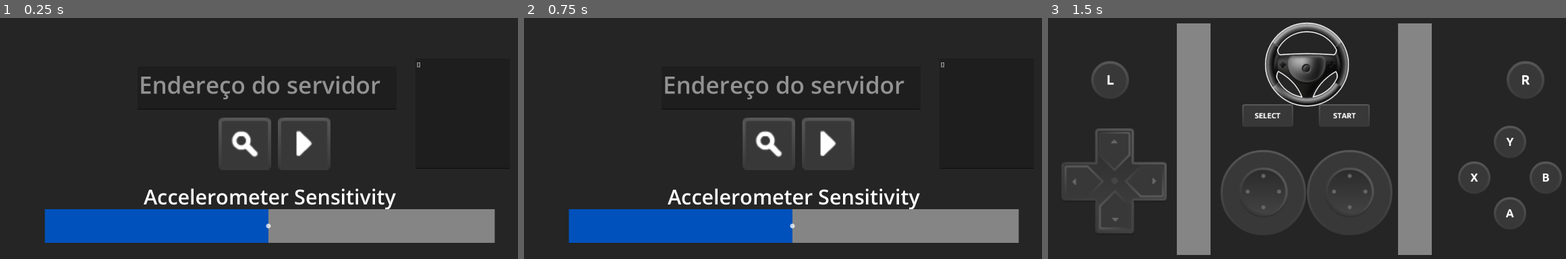
Above: before the commit, frames 1-3 (left to right).
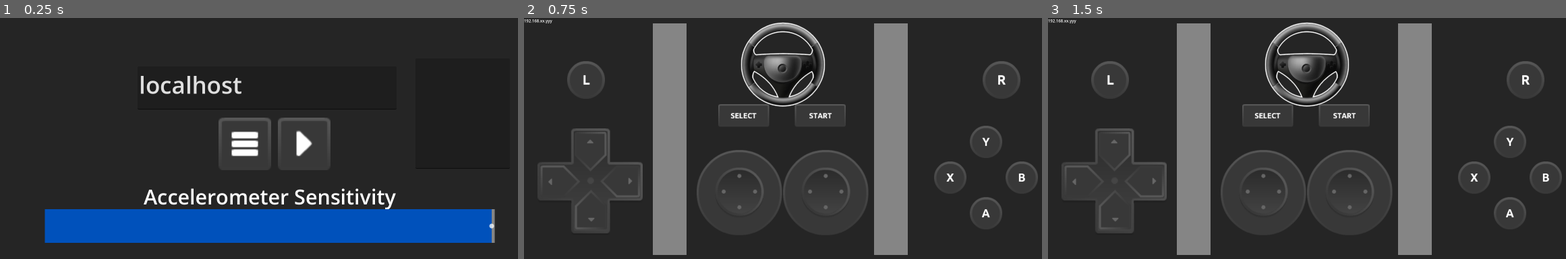
Above: after the commit, the same moments.

Repository: adventurer-aldo/wheelinus-controller-client
Game: Godot game, scene res://start.tscn
Two runs of this game, one before a commit and one after it. Both use one fixed random seed, a clock stepped at 60 frames per second and the inputs below.
Inputs (mouse positions are in pixels of both pictures, inside the frame that each line leads up to):
- Up to frame 1 (0.25 s): no input
- Up to frame 2 (0.75 s): click (767, 148) at 0.52 s
- Up to frame 3 (1.5 s): click (1353, 148) at 1.27 s

The runs differ from the first frame. In frame 1, 8.0% of the frame differs, in the area x 27-96%, y 18-94%; in frame 2, 32%, in the area x 0-100%, y 0-99%; in frame 3, less than 0.1%.

Commit message:
multiphone barebones

Diff:
--- a/Controller.gd
+++ b/Controller.gd
@@ -1,4 +1,5 @@
 extends ColorRect
+var p
 
 # Button 1 = Dpad Up
 # Button 2 = Dpad Left
@@ -14,6 +15,17 @@
 # Button 12 = RBumber
 # Button 13 = LStick Press
 # Button 14 = RStick Press
+
+func _ready():
+	var peer = ENetMultiplayerPeer.new()
+	if Global.mode == 'direct':
+		$IP.text = str(IP.get_local_addresses()[-1])
+		p = UDPServer.new()
+		p.listen(12345)
+	else:
+		peer.create_client(Global.server, 12345)
+		p = PacketPeerUDP.new()
+		p.bind(12345, Global.server)
 
 func _process(_delta):
 	var accel = Input.get_accelerometer()
@@ -115,3 +127,7 @@
 
 func _on_brake_value_changed(value):
 	$VJoy.axis_y = value * -1
+
+
+func _on_v_joy_coord(coords):
+	p.put_var(coords)
--- a/Node.gd
+++ b/Node.gd
@@ -1,8 +1,9 @@
-extends Node
+extends Node2D
 
 var fir = UDPServer.new()
 var sec = PacketPeerUDP.new()
 var debody = PackedByteArray([89, 111])
+var stick_pressed = false
 
 func _ready():
 	print(IP.get_local_interfaces())
@@ -10,6 +11,13 @@
 	sec.bind(8080)
 
 func _process(delta):
-	fir.poll()
-	if fir.is_connection_available():
-		print(true)
+	if stick_pressed == true:
+		$TouchScreenButton.position = clamp(get_viewport().get_mouse_position(), Vector2(200, 400), Vector2(300,500))
+
+
+func _on_touch_screen_button_pressed():
+	stick_pressed = true
+
+
+func _on_touch_screen_button_released():
+	stick_pressed = false
--- a/controller.tscn
+++ b/controller.tscn
@@ -223,6 +223,13 @@
 position = Vector2(768, 152)
 scale = Vector2(0.672, 0.672)
 texture = ExtResource("25_f1203")
+
+[node name="IP" type="Label" parent="."]
+layout_mode = 0
+offset_right = 320.0
+offset_bottom = 64.0
+theme_override_font_sizes/font_size = 12
+text = "192.168.xx.yyy"
 
 [connection signal="pressed" from="MainButtons/A" to="." method="_on_a_button_down"]
 [connection signal="released" from="MainButtons/A" to="." method="_on_a_button_up"]
@@ -256,3 +263,4 @@
 [connection signal="value_changed" from="Accelerator" to="." method="_on_accelerator_value_changed"]
 [connection signal="drag_ended" from="Brake" to="." method="_on_brake_drag_ended"]
 [connection signal="value_changed" from="Brake" to="." method="_on_brake_value_changed"]
+[connection signal="coord" from="VJoy" to="." method="_on_v_joy_coord"]
--- a/global.gd
+++ b/global.gd
@@ -1,4 +1,5 @@
 extends Node
 
-var server: String = "http://localhost:12345"
+var server: String = "http://localhost:8080"
 var sensitivity := 10
+var mode := 'direct'
--- a/node.tscn
+++ b/node.tscn
@@ -1,6 +1,14 @@
-[gd_scene load_steps=2 format=3 uid="uid://dg7kfpn83cj88"]
+[gd_scene load_steps=3 format=3 uid="uid://dg7kfpn83cj88"]
 
 [ext_resource type="Script" path="res://Node.gd" id="1_v76ot"]
+[ext_resource type="Texture2D" uid="uid://6mpwu4canvqn" path="res://shadedLight/shadedLight09.png" id="2_d4cwc"]
 
-[node name="Node" type="Node"]
+[node name="Node" type="Node2D"]
 script = ExtResource("1_v76ot")
+
+[node name="TouchScreenButton" type="TouchScreenButton" parent="."]
+position = Vector2(277, 153)
+texture_normal = ExtResource("2_d4cwc")
+
+[connection signal="pressed" from="TouchScreenButton" to="." method="_on_touch_screen_button_pressed"]
+[connection signal="released" from="TouchScreenButton" to="." method="_on_touch_screen_button_released"]
--- a/start.gd
+++ b/start.gd
@@ -4,17 +4,10 @@
 
 # Called when the node enters the scene tree for the first time.
 func _ready():
-	search()
-
-func search():
-	var ips = IP.resolve_hostname_addresses("DESKTOP-PJ24A4A", IP.TYPE_IPV4)
-	$TextEdit.text = str(IP.get_local_interfaces())
-	if ips.size() > 1:
-		$Server.text = ips[1]
-		$AutoFindLabel.show()
+	pass
 
 func _on_continue_pressed():
-	Global.server = "http://" + $Server.text + ':12345'
+	Global.server = "http://" + $Server.text + ':8080'
 	get_tree().change_scene_to_file("res://controller.tscn")
 
 func _on_quick_connect_request_completed(result, response_code, headers, body):
@@ -27,5 +20,7 @@
 	await get_tree().create_timer(3).timeout
 	$AutoFindLabel.hide()
 
-func _on_search_pressed():
-	search()
+func _on_stream_pressed():
+	Global.mode = 'stream'
+	Global.server = $Server.text
+	get_tree().change_scene_to_file("res://controller.tscn")
--- a/start.tscn
+++ b/start.tscn
@@ -3,8 +3,8 @@
 [ext_resource type="Script" path="res://start.gd" id="1_tlkmx"]
 [ext_resource type="Texture2D" uid="uid://bp7mf83j7uunq" path="res://shadedDark/shadedDark16.png" id="1_xna76"]
 [ext_resource type="Texture2D" uid="uid://6pwa1dyl5c68" path="res://shadedLight/shadedLight16.png" id="2_vy61v"]
-[ext_resource type="Texture2D" uid="uid://dc5j0qcalkiuw" path="res://shadedDark/shadedDark32.png" id="4_p5n1n"]
-[ext_resource type="Texture2D" uid="uid://103eqtqut15j" path="res://shadedLight/shadedLight32.png" id="5_qf0jm"]
+[ext_resource type="Texture2D" uid="uid://rwpythw1v5y7" path="res://shadedDark/shadedDark33.png" id="4_fpkbw"]
+[ext_resource type="Texture2D" uid="uid://cjegh64n7stxc" path="res://shadedLight/shadedLight33.png" id="5_v2p6u"]
 
 [sub_resource type="StyleBoxFlat" id="StyleBoxFlat_33fmq"]
 bg_color = Color(0.521569, 0.521569, 0.521569, 1)
@@ -37,6 +37,7 @@
 offset_right = 1176.0
 offset_bottom = 272.0
 theme_override_font_sizes/font_size = 70
+text = "localhost"
 placeholder_text = "Endereço do servidor"
 
 [node name="Continue" type="TextureButton" parent="."]
@@ -56,7 +57,7 @@
 texture_normal = ExtResource("1_xna76")
 texture_pressed = ExtResource("2_vy61v")
 
-[node name="Search" type="TextureButton" parent="."]
+[node name="Stream" type="TextureButton" parent="."]
 layout_mode = 1
 anchors_preset = 8
 anchor_left = 0.5
@@ -70,8 +71,8 @@
 grow_horizontal = 2
 grow_vertical = 2
 scale = Vector2(3.25, 3.25)
-texture_normal = ExtResource("4_p5n1n")
-texture_pressed = ExtResource("5_qf0jm")
+texture_normal = ExtResource("4_fpkbw")
+texture_pressed = ExtResource("5_v2p6u")
 
 [node name="AccelerometerLabel" type="Label" parent="."]
 layout_mode = 1
@@ -131,7 +132,7 @@
 min_value = 0.1
 max_value = 20.0
 step = 0.01
-value = 10.0
+value = 19.99
 scrollable = false
 
 [node name="TextEdit" type="TextEdit" parent="."]
@@ -146,6 +147,6 @@
 wrap_mode = 1
 
 [connection signal="pressed" from="Continue" to="." method="_on_continue_pressed"]
-[connection signal="pressed" from="Search" to="." method="_on_search_pressed"]
+[connection signal="pressed" from="Stream" to="." method="_on_stream_pressed"]
 [connection signal="request_completed" from="QuickConnect" to="." method="_on_quick_connect_request_completed"]
 [connection signal="value_changed" from="Sense" to="." method="_on_sense_value_changed"]
--- a/yes.gd
+++ b/yes.gd
@@ -1,4 +1,6 @@
 extends Node
+
+signal coord(coords)
 
 var axis_x = 32767/2
 var axis_y = 32767/2
@@ -21,33 +23,53 @@
 var button_13 = false
 var button_14 = false
 
-var server_address = "http://localhost:12345"
-
 func _process(_delta):
 	send_input()
 
-# Called when the node enters the scene tree for the first time.
 func send_input():
-	# Replace with your server's IP and port
-	$HTTPRequest.request(Global.server, ["Content-Type: application/json"], HTTPClient.METHOD_POST, JSON.stringify({
-		'axis_x': axis_x,
-		'axis_y': axis_y,
-		'axis_z': axis_z,
-		'axis_rx': axis_rx,
-		'axis_ry': axis_ry,
-		'axis_rz': axis_rz,
-		'button_1': button_1,
-		'button_2': button_2,
-		'button_3': button_3,
-		'button_4': button_4,
-		'button_5': button_5,
-		'button_6': button_6,
-		'button_7': button_7,
-		'button_8': button_8,
-		'button_9': button_9,
-		'button_10': button_10,
-		'button_11': button_11,
-		'button_12': button_12,
-		'button_13': button_13,
-		'button_14': button_14
-	}))
+	if Global.mode == 'direct':
+		$HTTPRequest.request(Global.server, ["Content-Type: application/json"], HTTPClient.METHOD_POST, JSON.stringify({
+			'axis_x': axis_x,
+			'axis_y': axis_y,
+			'axis_z': axis_z,
+			'axis_rx': axis_rx,
+			'axis_ry': axis_ry,
+			'axis_rz': axis_rz,
+			'button_1': button_1,
+			'button_2': button_2,
+			'button_3': button_3,
+			'button_4': button_4,
+			'button_5': button_5,
+			'button_6': button_6,
+			'button_7': button_7,
+			'button_8': button_8,
+			'button_9': button_9,
+			'button_10': button_10,
+			'button_11': button_11,
+			'button_12': button_12,
+			'button_13': button_13,
+			'button_14': button_14
+		}))
+	else:
+		emit_signal("coord", {
+			'axis_x': axis_x,
+			'axis_y': axis_y,
+			'axis_z': axis_z,
+			'axis_rx': axis_rx,
+			'axis_ry': axis_ry,
+			'axis_rz': axis_rz,
+			'button_1': button_1,
+			'button_2': button_2,
+			'button_3': button_3,
+			'button_4': button_4,
+			'button_5': button_5,
+			'button_6': button_6,
+			'button_7': button_7,
+			'button_8': button_8,
+			'button_9': button_9,
+			'button_10': button_10,
+			'button_11': button_11,
+			'button_12': button_12,
+			'button_13': button_13,
+			'button_14': button_14
+		})
Not shown, changed: export_presets.cfg
Not shown, added: etst.console.exe
Not shown, added: etst.exe
Not shown, added: etst.pck
